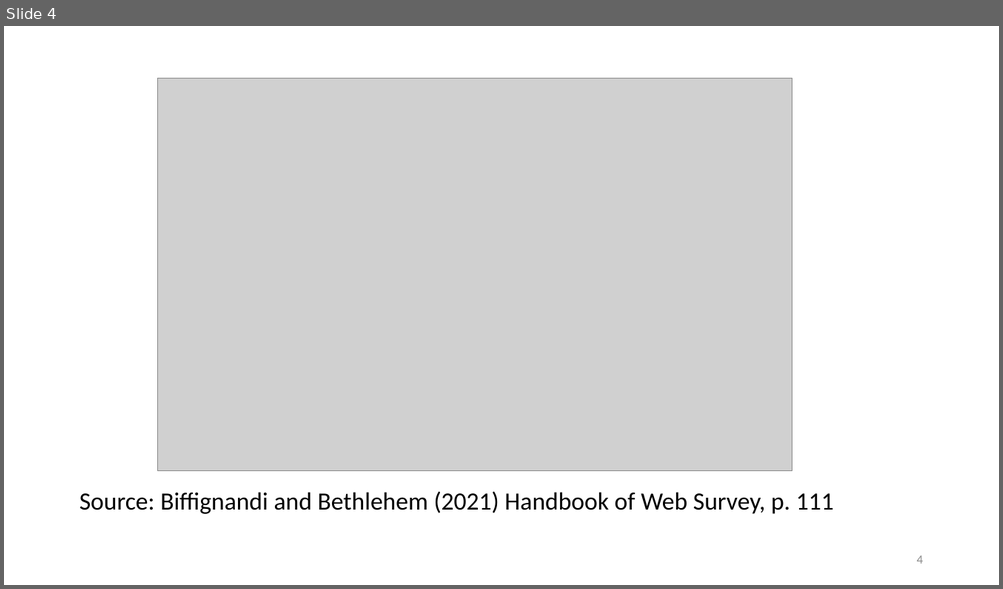
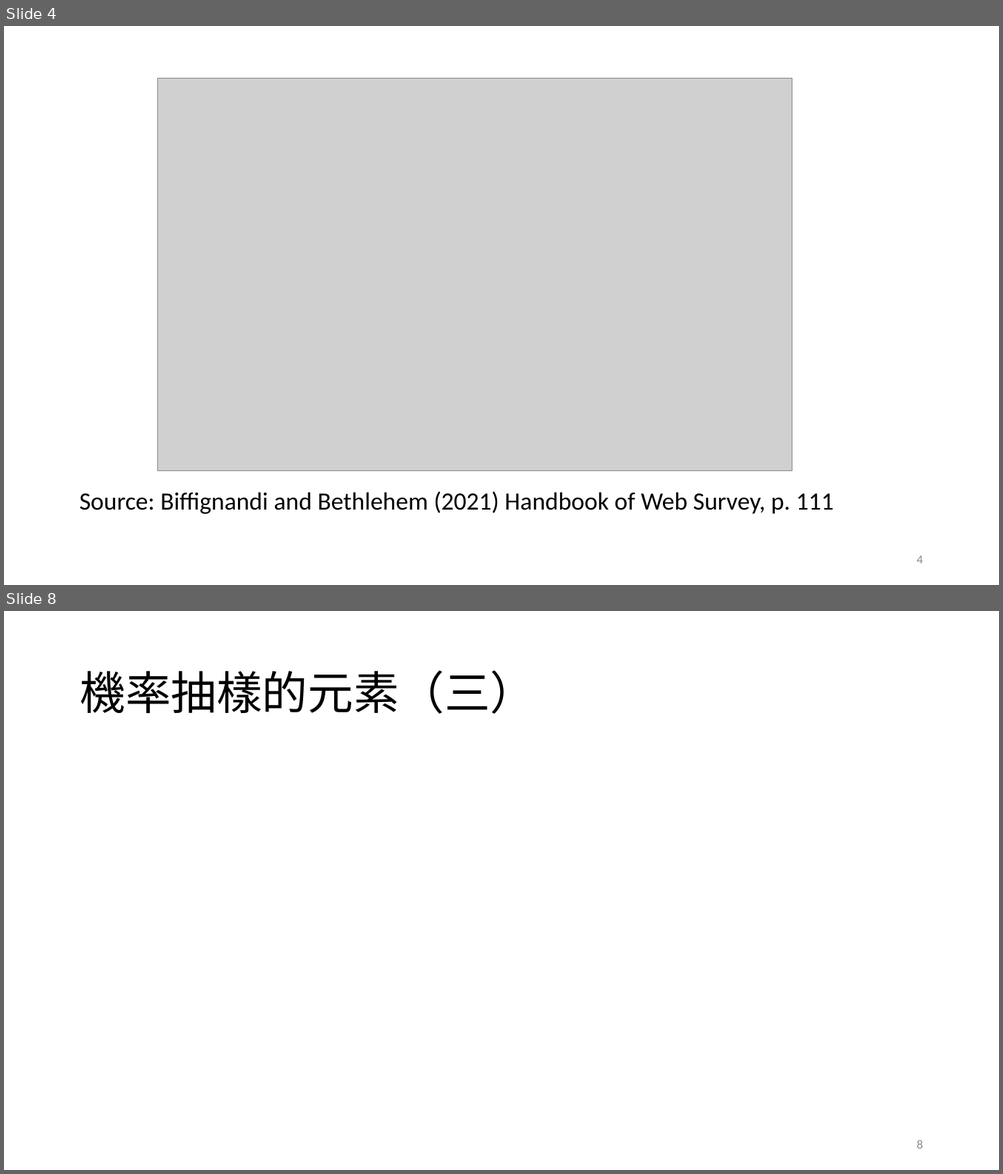
Before and after one commit to TsaiChiahung/PublicOpinion2026, a slide deck: 投影片/民意與調查Week5.pptx. Shown one above the other, each under a label of ours: slide 4 before the commit, slides 4 and 8 after it; the slides between them are not shown. The pictures are 1003x589 and 1003x1174 pixels, drawn with LibreOffice and Linux fonts; fonts in the diff are those of the drawing; grey boxes stand for pictures. Boxes give left, top, right and bottom in pixels: in the first picture for what was removed or moved away, otherwise in the second. Text is boxed around its words. In the diff, an @@ line names an element or a change of style, - is before the commit and + after.

```diff
--- a/投影片/民意與調查Week5.pptx
+++ b/投影片/民意與調查Week5.pptx
@@ slide 8 added at bbox=[4, 611, 999, 1170], background #FFFFFF @@
@@ title added at bbox=[79, 670, 535, 714], 44 pt, text #000000 @@
+機率抽樣的元素（三）
@@ page number added at bbox=[916, 1140, 922, 1149], 12 pt, text #8C8C8C @@
+8
```
Also in this commit, not shown: 2 slides changed, 5 other slides added.
